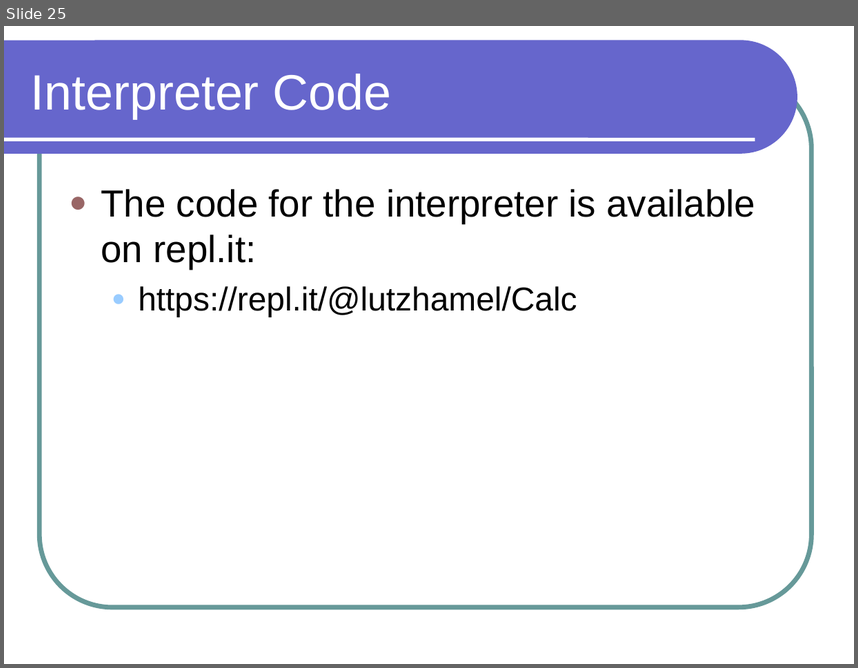
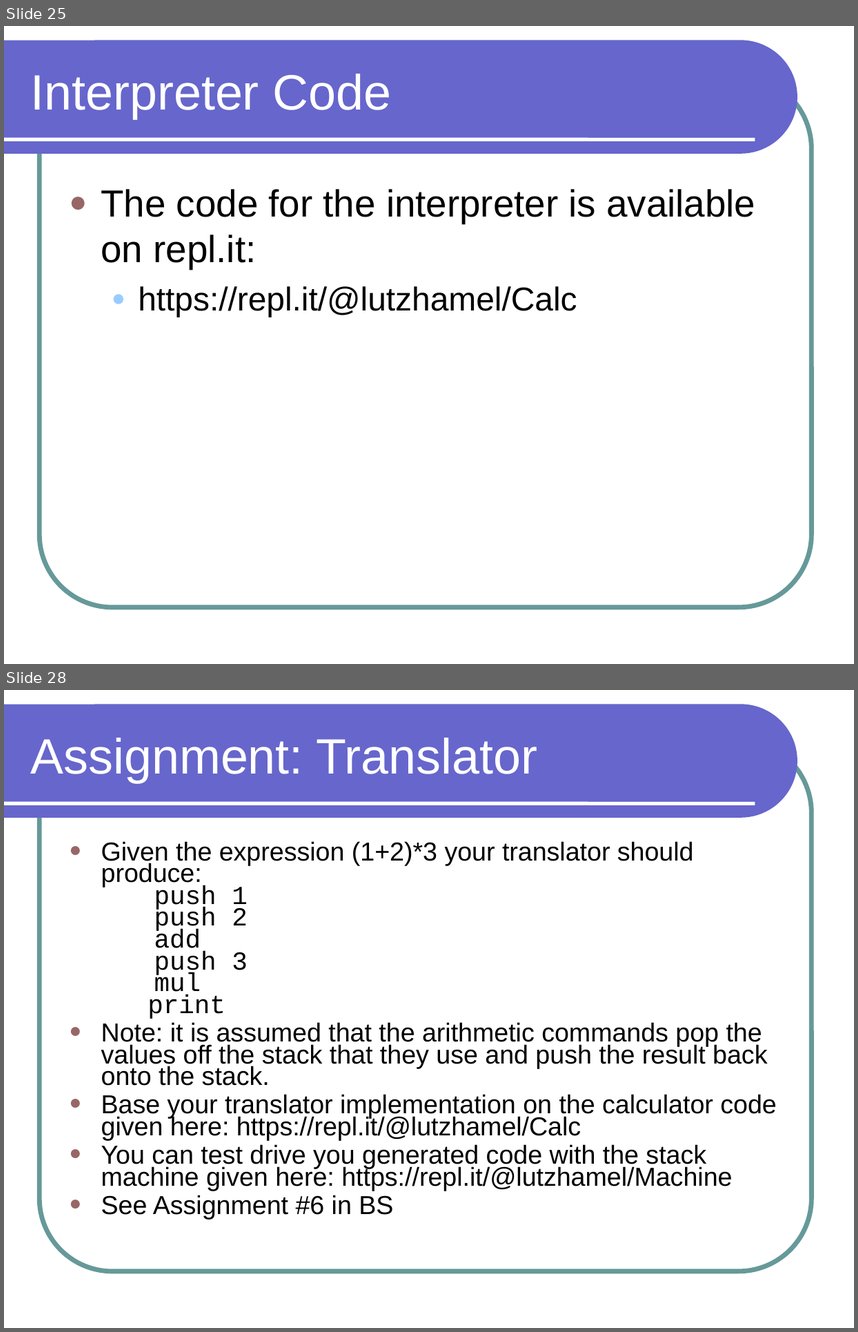
Before and after one commit to lutzhamel/CSC301, a slide deck: notes/csc301-ln012.ppt. Shown one above the other, each under a label of ours: slide 25 before the commit, slides 25 and 28 after it; the slides between them are not shown. The pictures are 858x668 and 858x1332 pixels, drawn with LibreOffice and Linux fonts; fonts in the diff are those of the drawing. Boxes give left, top, right and bottom in pixels: in the first picture for what was removed or moved away, otherwise in the second. Text is boxed around its words. In the diff, an @@ line names an element or a change of style, - is before the commit and + after.

```diff
--- a/notes/csc301-ln012.ppt
+++ b/notes/csc301-ln012.ppt
@@ slide 28 added at [4, 690, 854, 1328], background #FFFFFF; not listed: 3 template elements that a slide beside it also shows @@
@@ title added at [31, 738, 537, 782], 42 pt, text #FFFFFF @@
+Assignment: Translator
@@ text added at [101, 841, 776, 1219], 22 pt, text #000000 @@
+● Given the expression (1+2)*3 your translator should produce:
+  push 1
+  push 2
+  add
+  push 3
+  mul
+  print
+● Note: it is assumed that the arithmetic commands pop the values off the stack that they use and push the result back onto the stack.
+● Base your translator implementation on the calculator code given here: https://repl.it/@lutzhamel/Calc
+● You can test drive you generated code with the stack machine given here: https://repl.it/@lutzhamel/Machine
+● See Assignment #6 in BS
```
Also in this commit, not shown: 1 slide changed, 1 other slide added, 5 other files.
